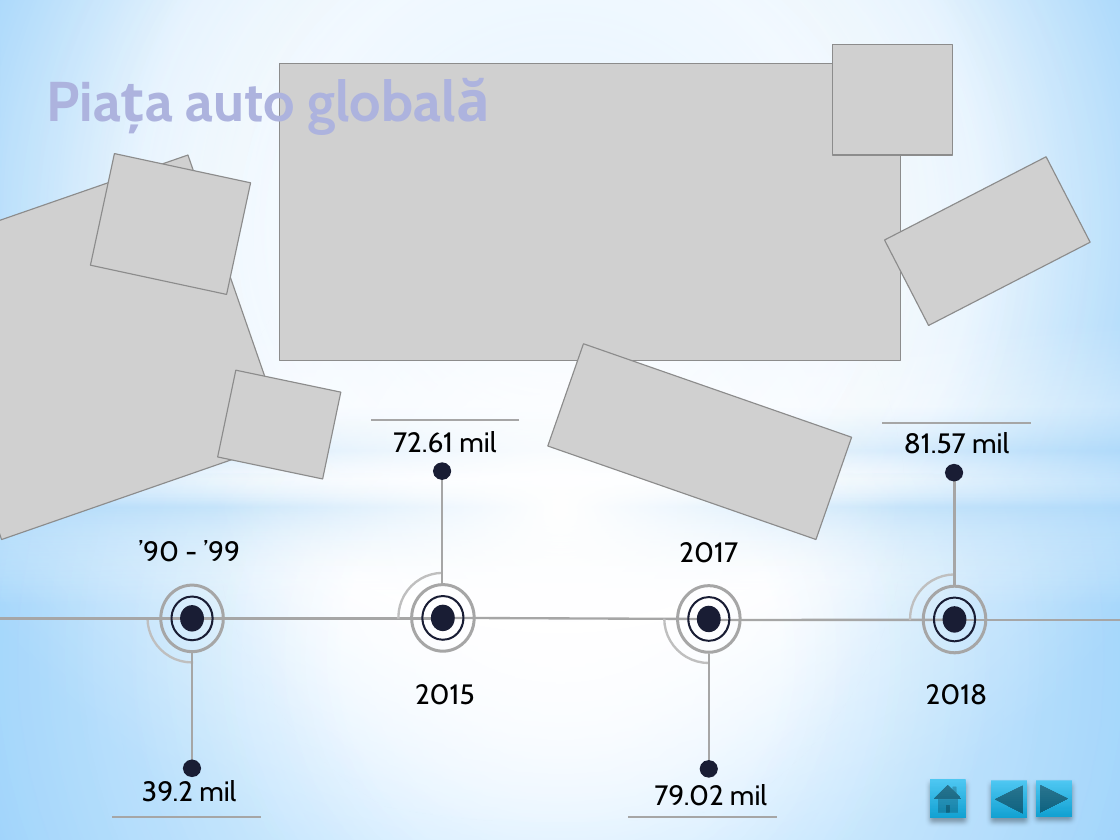
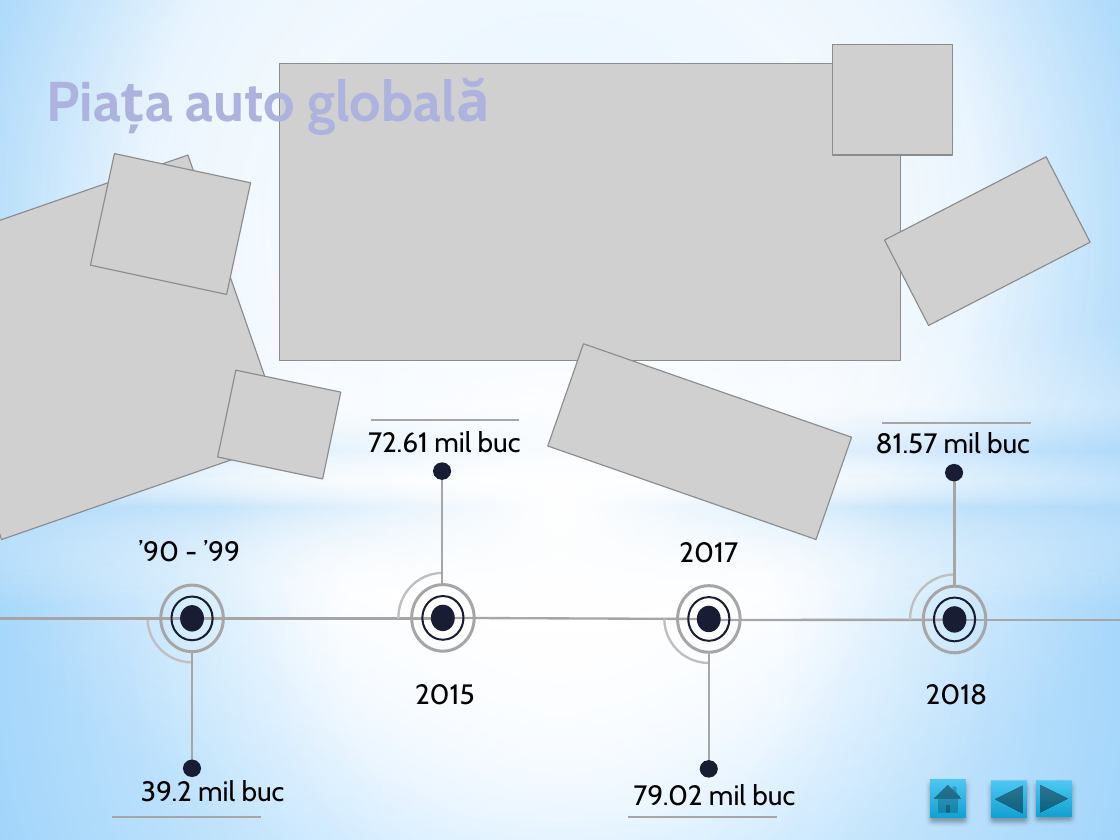
Before and after one commit to MihaiBadescu/Licenta, a slide deck: slide 2 of Licenta.pptx. Drawn at 1120x840 pixels with LibreOffice and Linux fonts; fonts in the diff are those of the drawing; grey boxes stand for pictures. Boxes give left, top, right and bottom in pixels: in the first picture for what was removed or moved away, otherwise in the second. Text is boxed around its words. In the diff, an @@ line names an element or a change of style, - is before the commit and + after.

```diff
--- a/Licenta.pptx
+++ b/Licenta.pptx
@@ text at (368,431,521,453): text changed @@
-72.61 mil
+72.61 mil buc
@@ text at (876,432,1030,454): text changed @@
-81.57 mil
+81.57 mil buc
@@ text at (141,780,285,802): text changed @@
-39.2 mil
+39.2 mil buc
@@ text at (633,784,795,806): text changed @@
-79.02 mil
+79.02 mil buc
```
Also in this commit, not shown: 1 other slide changed.
